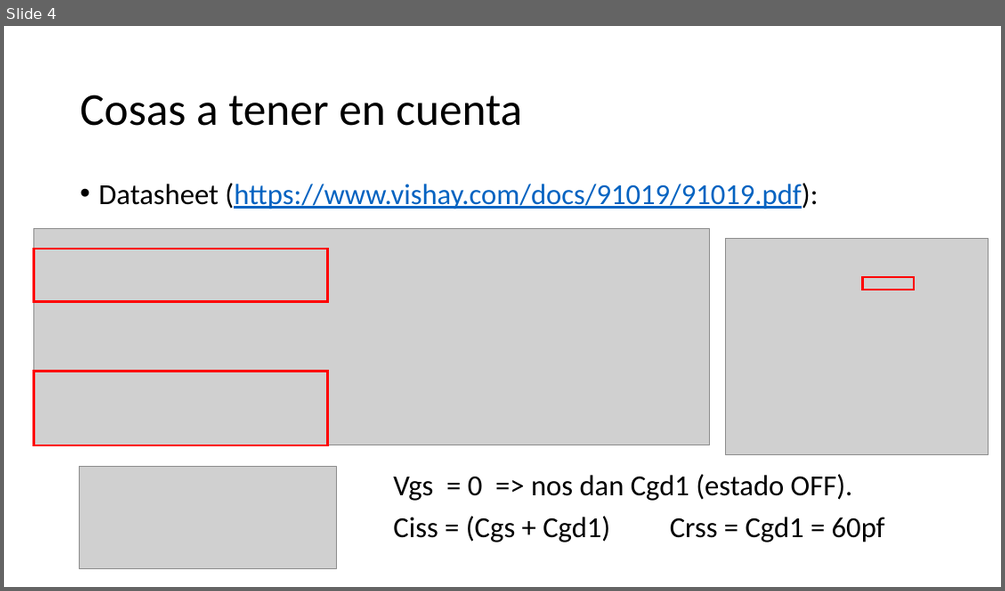
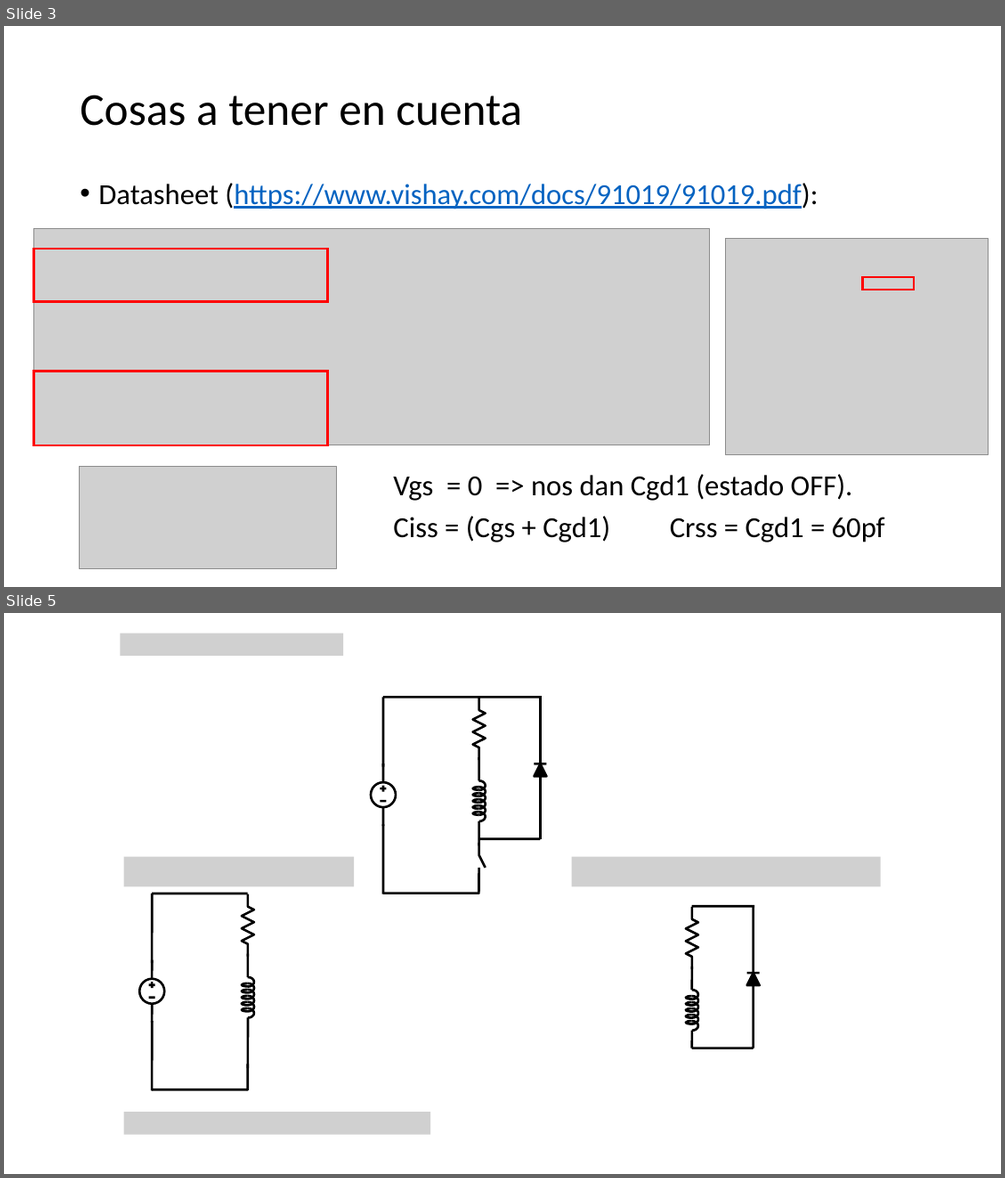
Before and after one commit to jmestanza/potencia, a slide deck: TP1/Ejercicio1/Potencia Ejercicio 1.pptx. Shown one above the other, each under a label of ours: slide 4 before the commit, slides 3 and 5 after it; the slides between them are not shown. The pictures are 1005x591 and 1005x1178 pixels, drawn with LibreOffice and Linux fonts; fonts in the diff are those of the drawing; grey boxes stand for pictures. Boxes give left, top, right and bottom in pixels: in the first picture for what was removed or moved away, otherwise in the second. Text is boxed around its words. In the diff, an @@ line names an element or a change of style, - is before the commit and + after.

```diff
--- a/TP1/Ejercicio1/Potencia Ejercicio 1.pptx
+++ b/TP1/Ejercicio1/Potencia Ejercicio 1.pptx
@@ slide 5 added at [4, 613, 1001, 1174], background #FFFFFF @@
@@ picture added at [120, 633, 343, 656] @@
@@ group added at [371, 697, 547, 894]: 16 lines, 14 freeform shapes, 1 ellipse @@
@@ picture added at [123, 857, 354, 887] @@
@@ picture added at [572, 857, 881, 887] @@
@@ line added from (152, 963) to (152, 893), #000000 2.25 pt @@
@@ line added from (248, 893) to (152, 893), #000000 2.25 pt @@
@@ freeform shape added at [242, 894, 254, 957], outline #000000 2.25 pt @@
@@ group added at [139, 960, 164, 1022]: 5 lines, 1 ellipse @@
@@ group added at [242, 954, 254, 1069]: 11 freeform shapes, 2 lines @@
@@ line added from (152, 1090) to (152, 1021), #000000 2.25 pt @@
@@ line added from (248, 1064) to (248, 1090), #000000 2.25 pt @@
@@ group added at [686, 906, 760, 1048]: 13 freeform shapes, 7 lines @@
@@ line added from (248, 1089) to (152, 1089), #000000 2.25 pt @@
@@ picture added at [123, 1111, 430, 1135] @@
@@ what was slide 4 is now slide 3 @@
```
Also in this commit, not shown: 3 slides changed, 9 other slides added, 8 slides removed, 5 other files.
